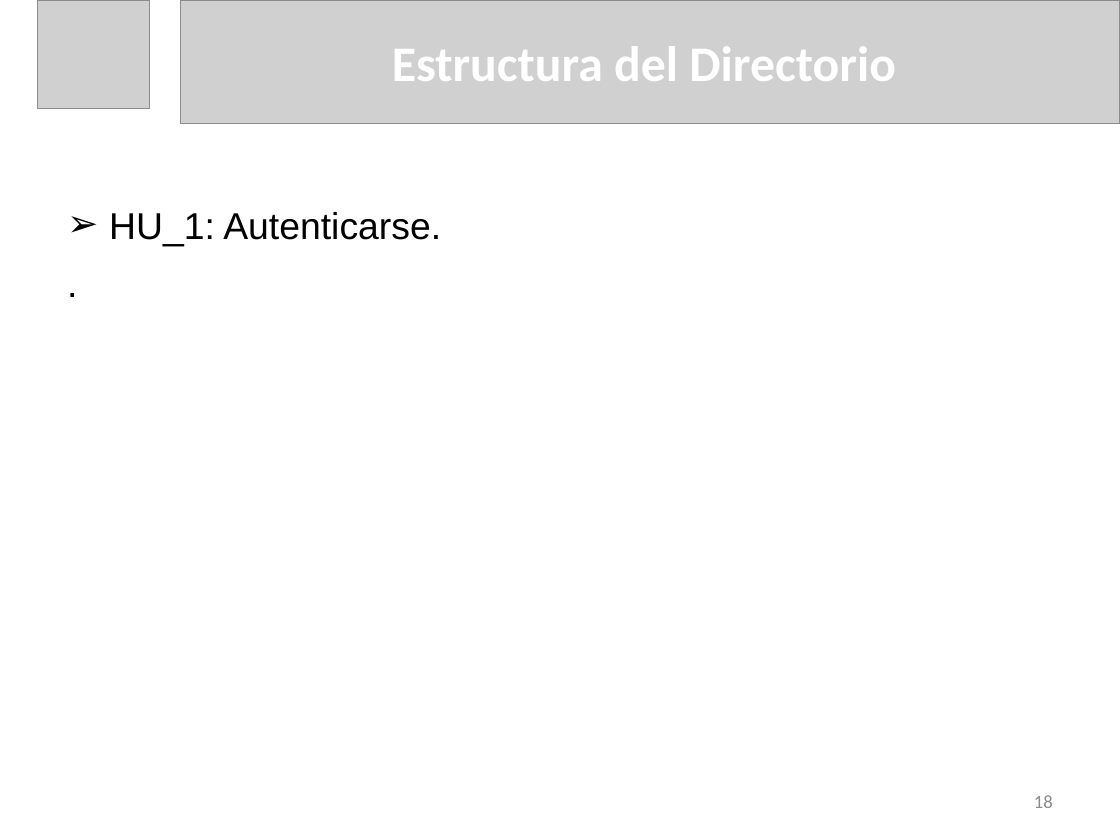
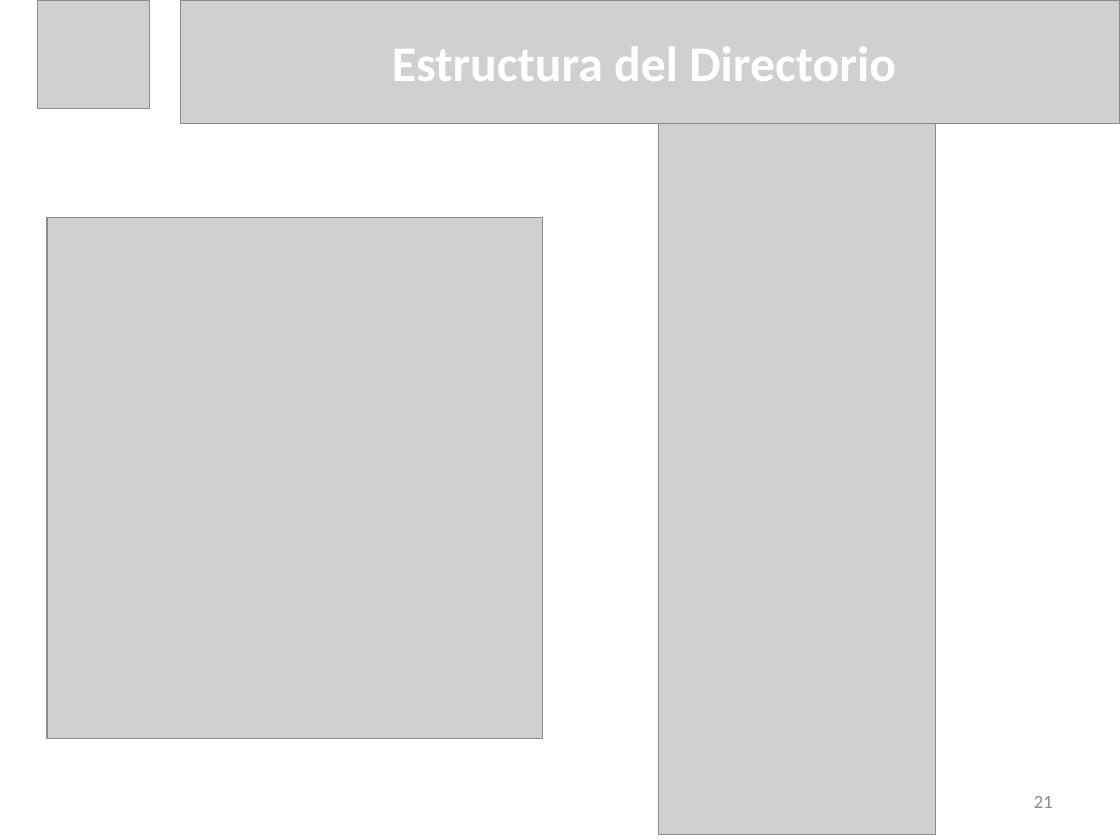
Before and after one commit to dariel-cabrera/MoreCoasts, a slide deck: slide 21 of DOC/Presentacion de Tesis Dariel Cabrera Lopez.pptx (slide 18 before the commit). Drawn at 1120x840 pixels with LibreOffice and Linux fonts; fonts in the diff are those of the drawing; grey boxes stand for pictures. Boxes give left, top, right and bottom in pixels: in the first picture for what was removed or moved away, otherwise in the second. Text is boxed around its words. In the diff, an @@ line names an element or a change of style, - is before the commit and + after.

```diff
--- a/DOC/Presentacion de Tesis Dariel Cabrera Lopez.pptx
+++ b/DOC/Presentacion de Tesis Dariel Cabrera Lopez.pptx
@@ picture added at <box>659,124,935,836</box> @@
@@ picture added at <box>47,217,542,738</box> @@
@@ text removed at <box>109,212,441,246</box> @@
-➢ HU_1: Autenticarse.
-.
@@ page number at <box>1034,796,1053,808</box>: text changed @@
-18
+21
```
Also in this commit, not shown: 6 other slides changed, 5 slides added, 26 other files.
